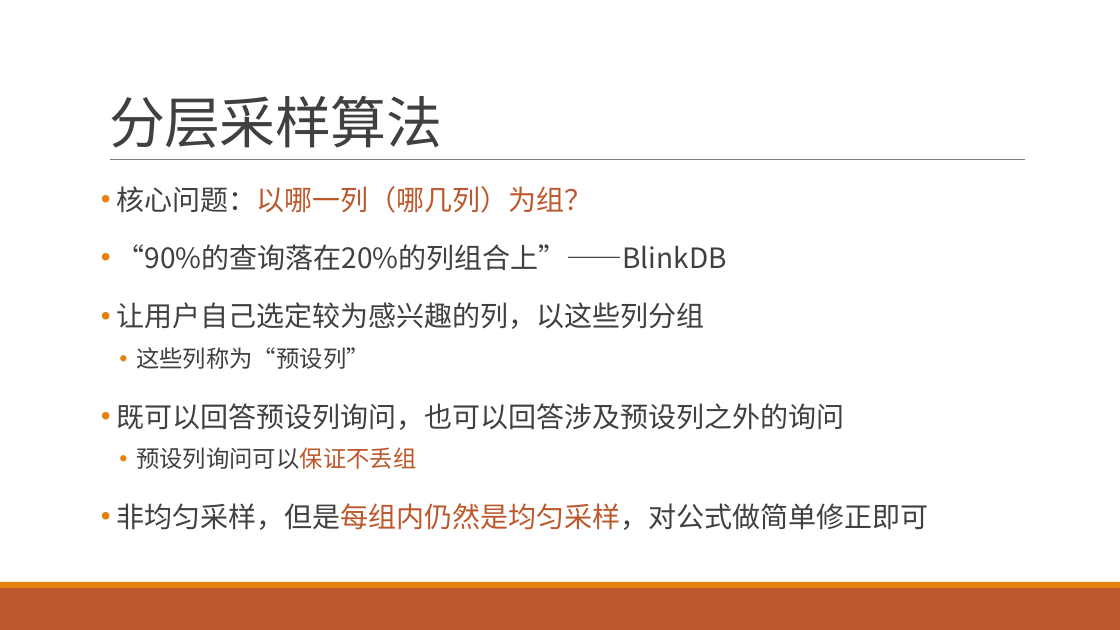
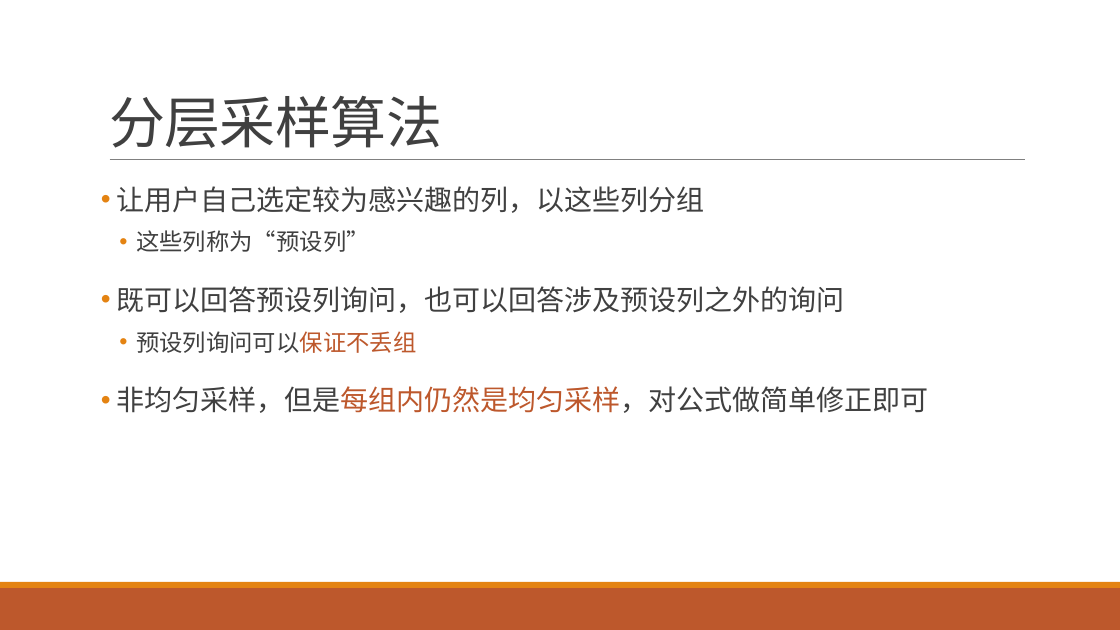
Before and after one commit to DarkForte/GraduationThesis, a slide deck: slide 11 of 毕业论文答辩 交互式大数据分析系统.pptx. Drawn at 1120x630 pixels with LibreOffice and Linux fonts; fonts in the diff are those of the drawing. Boxes give left, top, right and bottom in pixels: in the first picture for what was removed or moved away, otherwise in the second. Text is boxed around its words. In the diff, an @@ line names an element or a change of style, - is before the commit and + after.

```diff
--- a/毕业论文答辩 交互式大数据分析系统.pptx
+++ b/毕业论文答辩 交互式大数据分析系统.pptx
@@ text at (117, 186, 727, 271): paragraphs removed @@
-• 核心问题：以哪一列（哪几列）为组？
-• “90%的查询落在20%的列组合上”——BlinkDB
```
Also in this commit, not shown: 1 other slide changed.
